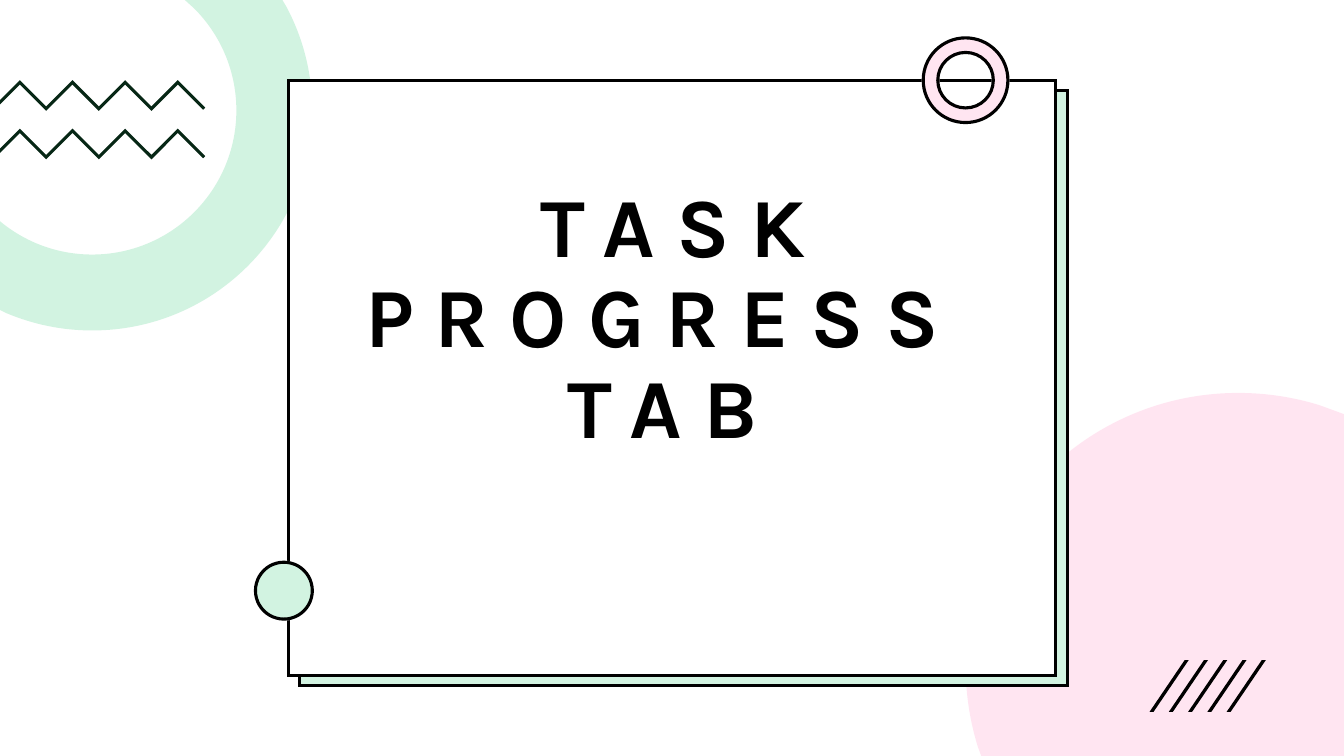
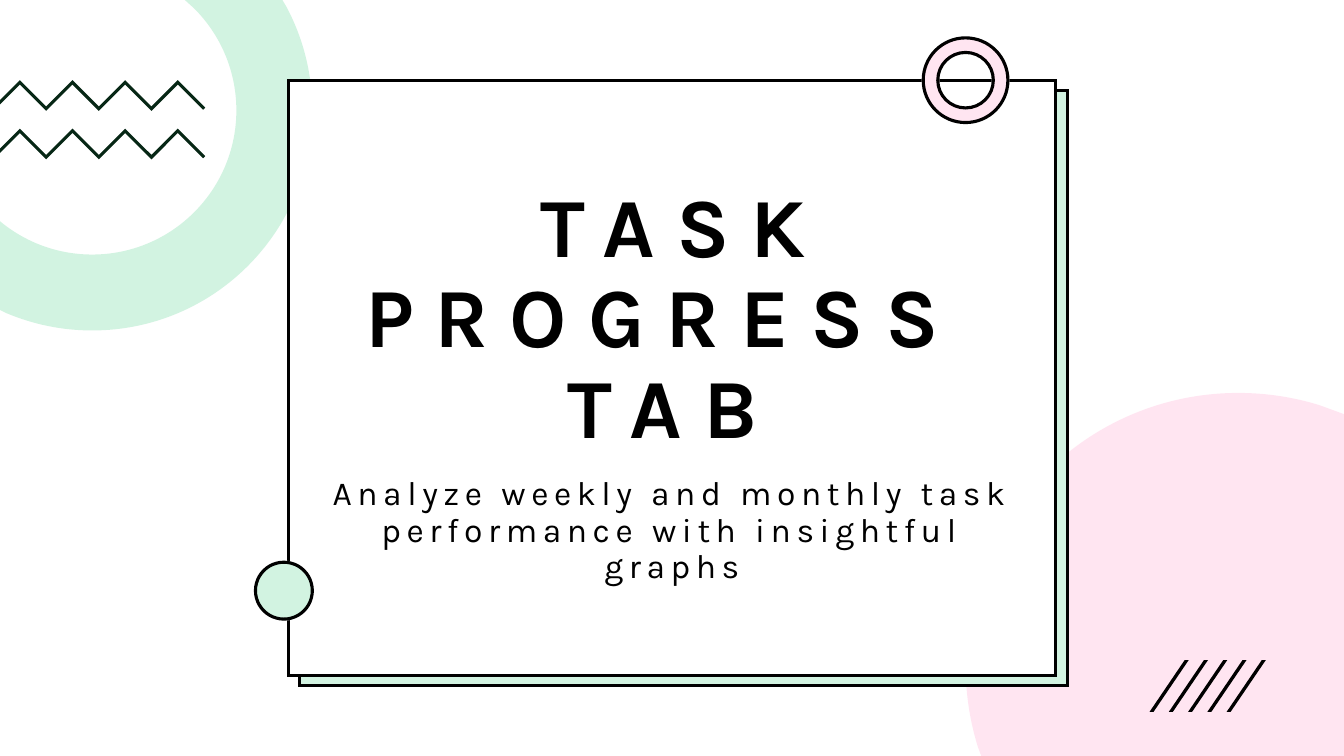
Before and after one commit to BadrGello/Task-Management-App, a slide deck: slide 47 of Documents/Final presentation.pptx (slide 33 before the commit). Drawn at 1344x756 pixels with LibreOffice and Linux fonts; fonts in the diff are those of the drawing. Boxes give left, top, right and bottom in pixels: in the first picture for what was removed or moved away, otherwise in the second. Text is boxed around its words. In the diff, an @@ line names an element or a change of style, - is before the commit and + after.

```diff
--- a/Documents/Final presentation.pptx
+++ b/Documents/Final presentation.pptx
@@ subtitle added at (x1=333, y1=482, x2=1005, y2=587), 24 pt, text #000000 @@
+Analyze weekly and monthly task performance with insightful graphs
```
Also in this commit, not shown: 12 other slides changed, 18 slides added, 2 slides removed.
